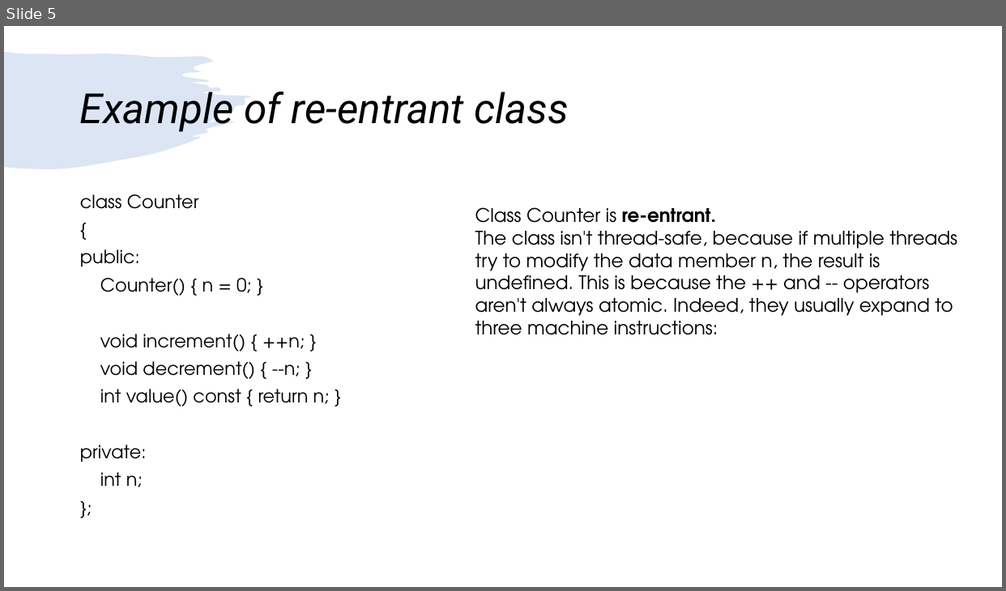
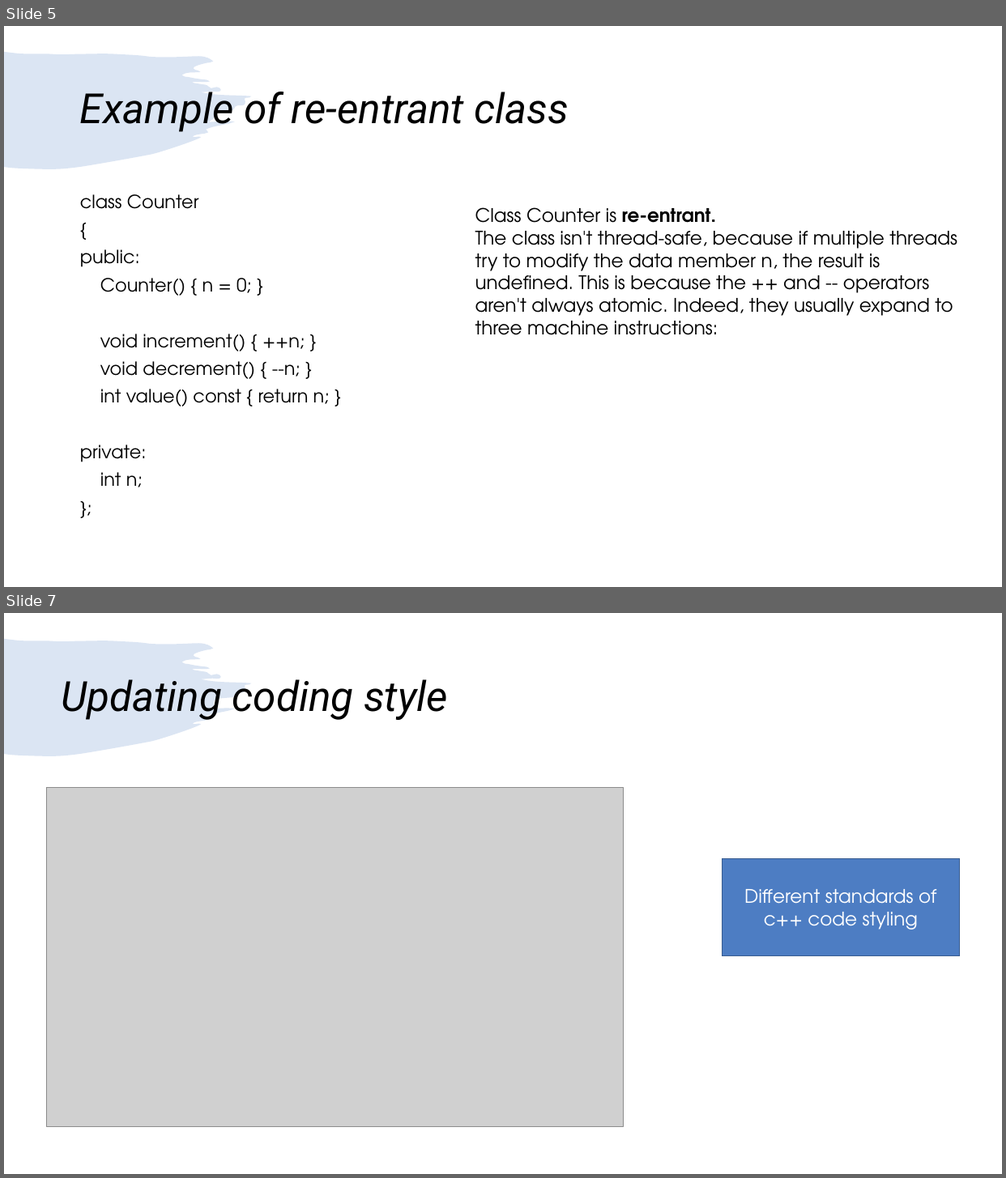
Before and after one commit to girishlande/CPlusPlus, a slide deck: learnings.pptx. Shown one above the other, each under a label of ours: slide 5 before the commit, slides 5 and 7 after it; the slides between them are not shown. The pictures are 1006x591 and 1006x1178 pixels, drawn with LibreOffice and Linux fonts; fonts in the diff are those of the drawing; grey boxes stand for pictures. Boxes give left, top, right and bottom in pixels: in the first picture for what was removed or moved away, otherwise in the second. Text is boxed around its words. In the diff, an @@ line names an element or a change of style, - is before the commit and + after.

```diff
--- a/learnings.pptx
+++ b/learnings.pptx
@@ slide 7 added at <box>4,613,1002,1174</box>, background #FFFFFF; not listed: 1 template element that a slide beside it also shows @@
@@ title added at <box>61,679,448,720</box>, 40 pt, text #000000, italic @@
+Updating coding style
@@ picture added at <box>47,787,624,1127</box> @@
@@ rectangle added at <box>722,859,959,956</box>, fill #4D7DC3, outline #395C90 1 pt, 18 pt, text #FFFFFF @@
+Different standards of c++ code styling
```
Also in this commit, not shown: 1 slide changed, 10 other slides added, 12 other files.
